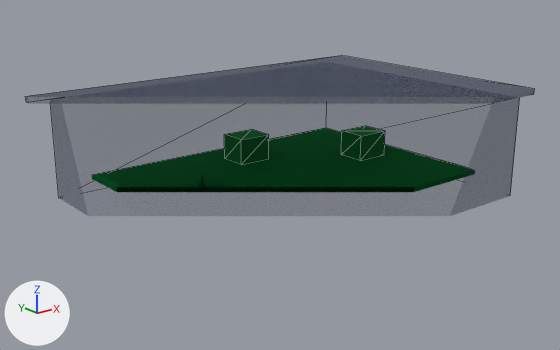
One commit to the glTF model release/hr30/whole-body-p0.1/electrical/measurement-chain-calibration-fixture-p0.1/HR30_measurement_chain_calibration_fixture_candidate.glb: the scene before it, then after it.
One viewpoint serves both versions: a camera (50 mm lens) standing at (-157.4, -193.8, 85.8) and looking at (-3.3, -1.1, 8.7). Lighting does not change. The marker at lower left points along +X, +Y and +Z. The picture after the commit comes second. Mesh edges are drawn as thin lines. Everything nearer to the camera than a plane just in front of the edit is cut away. Where no turn or scale is listed for an object, it has been applied to the vertices.

The first picture shows 'FLANGED_LID', 'HAMMOND_1591GFLBK_ENVELOPE', 'JDMM', 'JDUT', 'PASSIVE_BREAKOUT_PCB' and 1 more.
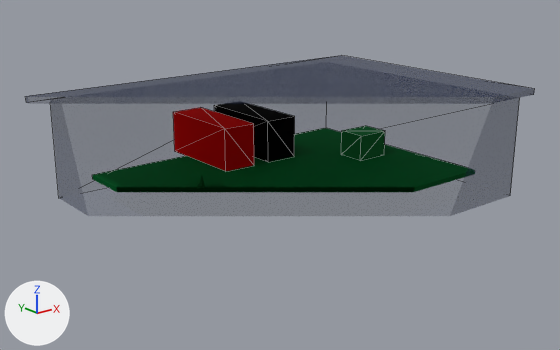
Pixel boxes (x1, y1, x2, y2) of what changed, in the pictures (560 x 350 px):
'JHI_RED', added (red)
    after: (173, 107, 254, 171)
'JLO_BLACK', added (black)
    after: (214, 104, 295, 162)
'JDMM', deleted (green)
    before: (224, 129, 269, 164)

The change, as a list of edits to the scene's bpy script:
```text
Add mat_mat_5:
    mat_mat_5 = principled_material('mat_5')
    mat_mat_5.base_color = (0.0031, 0.0031, 0.0031)  # black #0a0a0a
    mat_mat_5.metallic = 1.0
    mat_mat_5.roughness = 1.0
Add mat_mat_4:
    mat_mat_4 = principled_material('mat_4')
    mat_mat_4.base_color = (0.692, 0.00394, 0.00394)  # red #d90d0d
    mat_mat_4.metallic = 1.0
    mat_mat_4.roughness = 1.0
Add me_jlo_black:
    me_jlo_black.from_pydata([(3.0, 13.5, 8.5), (3.0, 13.5, 23.5), (3.0, 46.5, 8.5), (3.0, 46.5, 23.4), (15.0, 13.5, 8.5), (15.0, 13.5, 23.5), (15.0, 46.5, 8.5), (15.0, 46.5, 23.4)], [], [(1, 2, 0), (1, 3, 2), (5, 4, 6), (5, 6, 7), (1, 0, 4), (5, 1, 4), (3, 6, 2), (7, 6, 3), (6, 0, 2), (6, 4, 0), (7, 3, 1), (7, 1, 5)])
    me_jlo_black.materials.append(mat_mat_5)  # black #0a0a0a
Add me_jhi_red:
    me_jhi_red.from_pydata([(-15.0, 13.5, 8.5), (-15.0, 13.5, 23.5), (-15.0, 46.5, 8.5), (-15.0, 46.5, 23.4), (-3.0, 13.5, 8.5), (-3.0, 13.5, 23.5), (-3.0, 46.5, 8.5), (-3.0, 46.5, 23.4)], [], [(1, 2, 0), (1, 3, 2), (5, 4, 6), (5, 6, 7), (1, 0, 4), (5, 1, 4), (3, 6, 2), (7, 6, 3), (6, 0, 2), (6, 4, 0), (7, 3, 1), (7, 1, 5)])
    me_jhi_red.materials.append(mat_mat_4)  # red #d90d0d
Remove ob_jdmm:
    ob_jdmm = bpy.data.objects.new('JDMM', me_jdmm)
    ob_jdmm.location = (0.0, 0.0, 0.0)
Add ob_jlo_black:
    ob_jlo_black = bpy.data.objects.new('JLO_BLACK', me_jlo_black)
    ob_jlo_black.location = (0.0, 0.0, 0.0)
Add ob_jhi_red:
    ob_jhi_red = bpy.data.objects.new('JHI_RED', me_jhi_red)
    ob_jhi_red.location = (0.0, 0.0, 0.0)
```
